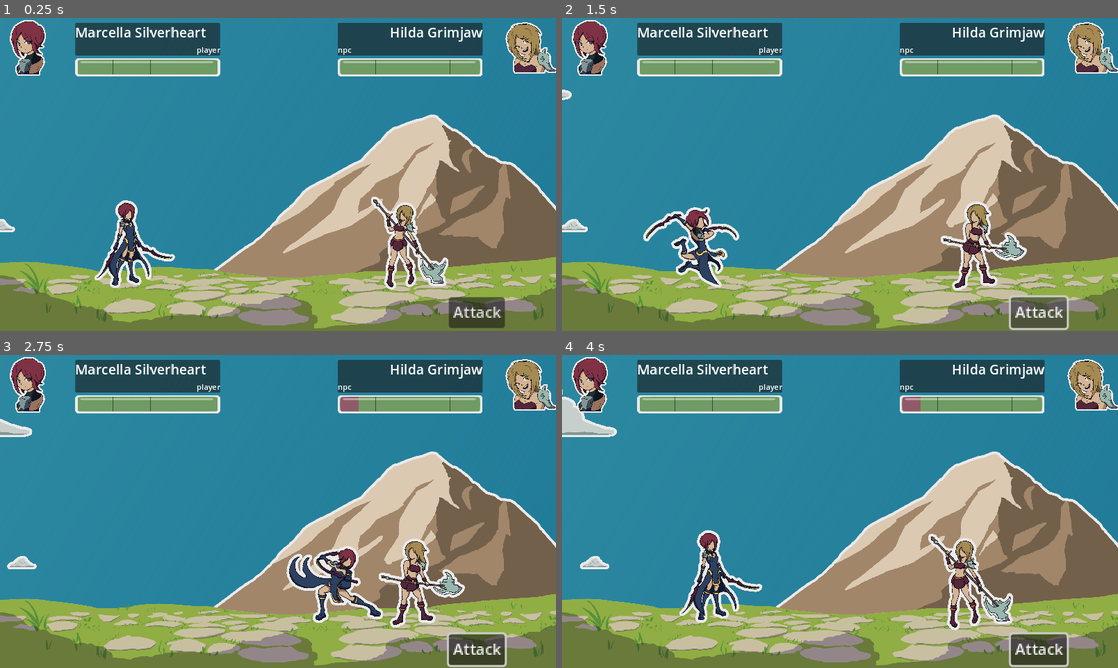
Above: before the commit, frames 1-4 (two rows, left to right).
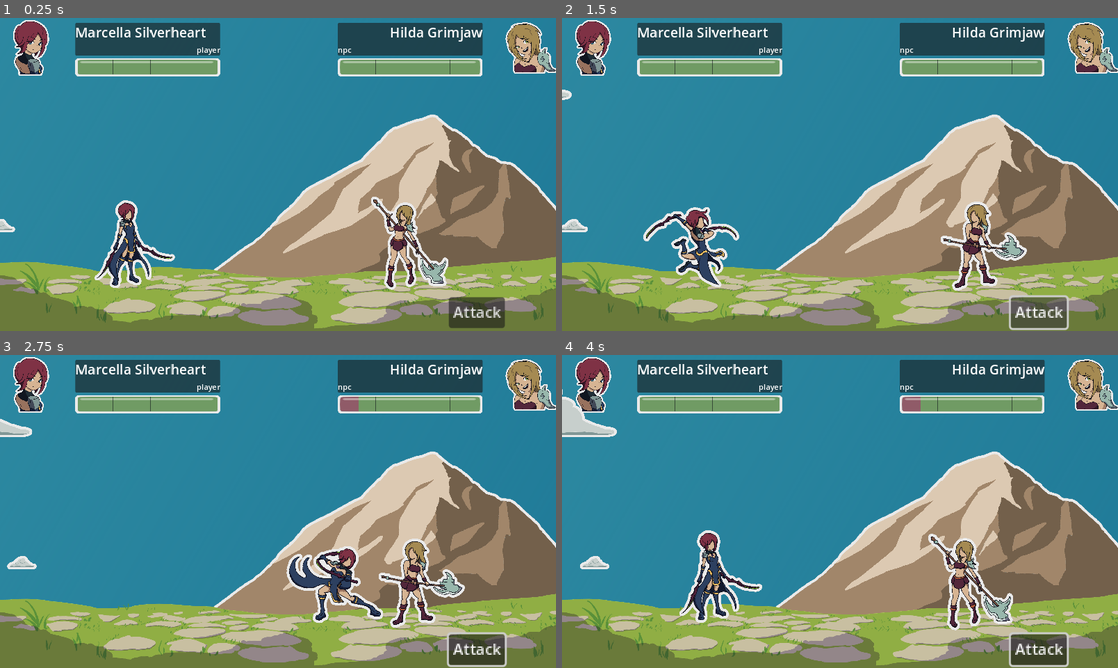
Above: after the commit, the same moments.

Repository: MajorZiploc/sticker_book_moments
Game: Godot game, scene res://lvls/battle_scene.tscn
Same seed, same stepped clock (60 frames per second), same inputs: the game is played once before the commit and once after it.
Inputs (mouse positions are in pixels of both pictures, inside the frame that each line leads up to):
- Up to frame 1 (0.25 s): no input
- Up to frame 2 (1.5 s): tap Enter (ui_accept) at 0.5, 0.77 s; move the mouse to (962, 158) at 0.52 s; hold D (right) 0.53-1.25 s; hold F 0.53-1.25 s; click (962, 158) at 0.67 s; click "Attack" at 1.25 s
- Up to frame 3 (2.75 s): move the mouse to (166, 527) at 2.02 s; hold S (down) from 2.03 s (still down); tap Space at 2.1 s; tap Enter (ui_accept) at 2.27 s
- Up to frame 4 (4 s): move the mouse to (895, 442) at 2.77 s; release S (down) at 2.78 s; hold D (right) 2.78-3.53 s; hold F 2.78-3.53 s; move the mouse to (812, 574) at 3.52 s; hold W (up) from 3.53 s (still down); tap Space at 3.6 s; click (812, 574) at 3.67 s; tap Enter (ui_accept) at 3.77 s

The runs differ from the first frame. In frame 1, 0.7% of the frame differs, in the area x 1-9%, y 0-19%; in frame 2, 0.7%; in frame 3, 0.7%; in frame 4, 0.7%.

Commit message:
Flip player bust for consistency with char

Diff:
--- a/lvls/battle_scene.gd
+++ b/lvls/battle_scene.gd
@@ -70,6 +70,7 @@
   npc.char.update_sprite_texture(npc.unit_data.sprite_path);
   player.char.to_player();
   update_bust_texture(player);
+  player.bust.flip_h = true;
   update_bust_texture(npc);
   player.char.idle();
   npc.char.idle();
